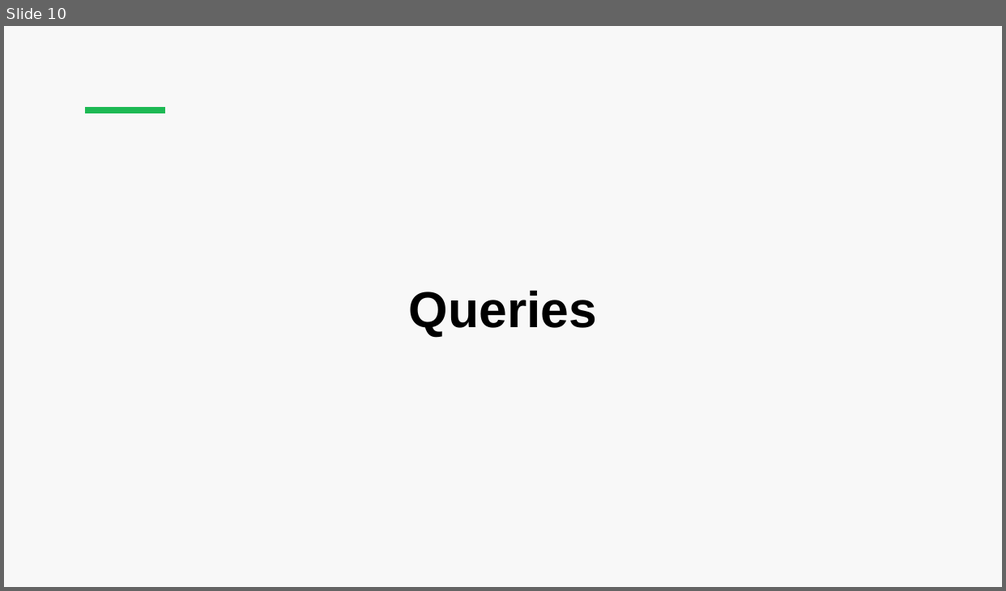
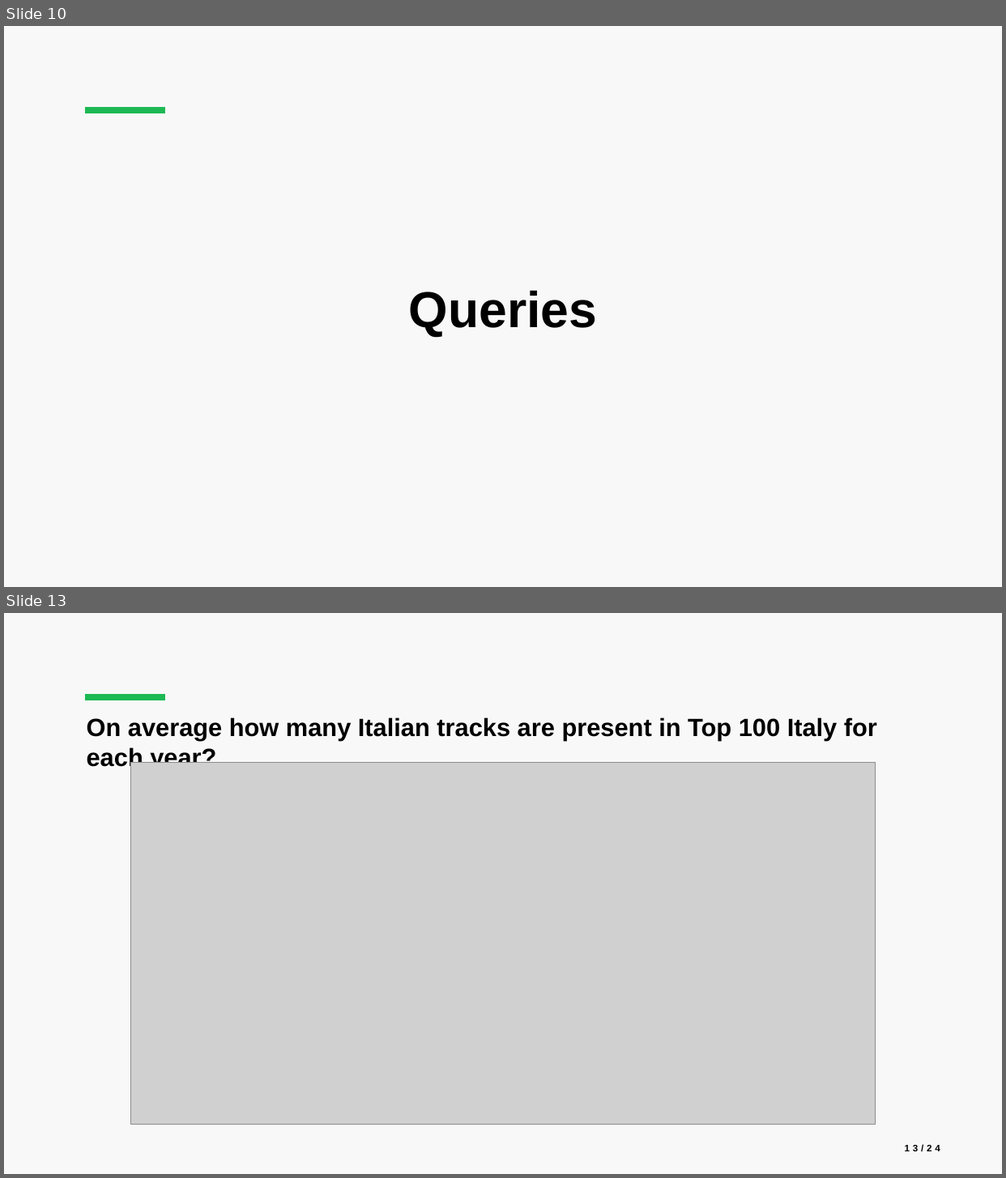
Before and after one commit to luca-martinelli-09/spotify-pg, a slide deck: slides/Spotify_Presentation.pptx. Shown one above the other, each under a label of ours: slide 10 before the commit, slides 10 and 13 after it; the slides between them are not shown. The pictures are 1006x591 and 1006x1178 pixels, drawn with LibreOffice and Linux fonts; fonts in the diff are those of the drawing; grey boxes stand for pictures. Boxes give left, top, right and bottom in pixels: in the first picture for what was removed or moved away, otherwise in the second. Text is boxed around its words. In the diff, an @@ line names an element or a change of style, - is before the commit and + after.

```diff
--- a/slides/Spotify_Presentation.pptx
+++ b/slides/Spotify_Presentation.pptx
@@ slide 13 added at [4,613,1002,1174], background #F8F8F8; not listed: 1 template element that a slide beside it also shows @@
@@ title added at [87,717,877,763], 24 pt, text #000000, bold @@
+On average how many Italian tracks are present in Top 100 Italy for each year?
@@ picture added at [131,763,876,1125] @@
@@ page number added at [905,1144,940,1152], 9 pt, text #000000, bold @@
+13/24
```
Also in this commit, not shown: 1 slide changed, 13 other slides added, 1 slide removed, 8 other files.
